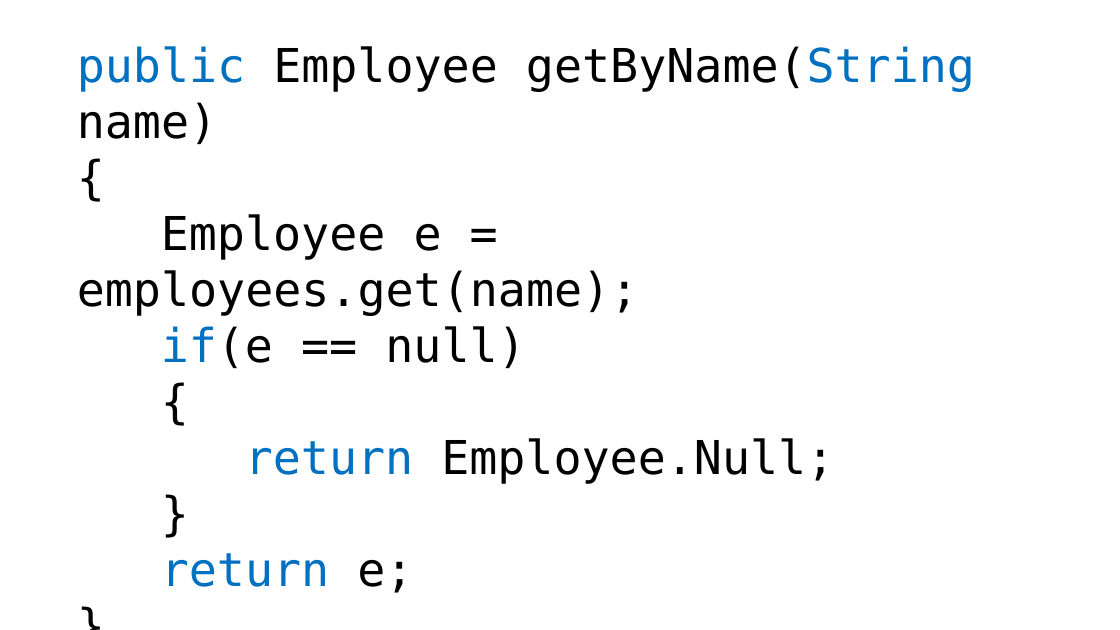
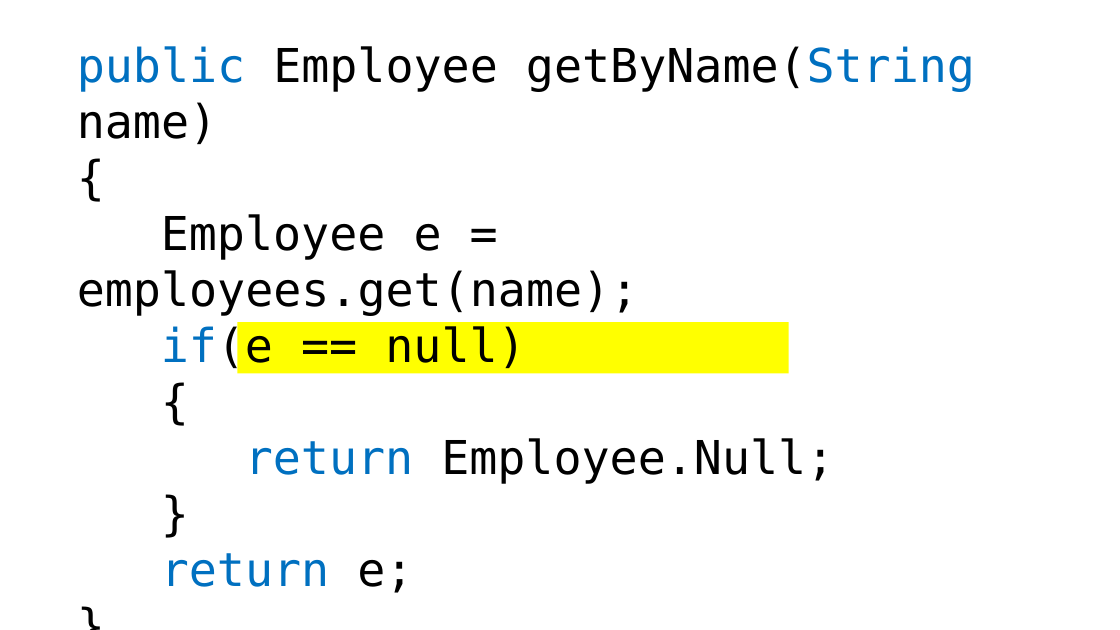
Before and after one commit to bytebarian/NullDereference, a slide deck: slide 37 of Prez/NULL/Nothing.pptx. Drawn at 1120x630 pixels with LibreOffice and Linux fonts; fonts in the diff are those of the drawing. Boxes give left, top, right and bottom in pixels: in the first picture for what was removed or moved away, otherwise in the second. Text is boxed around its words. In the diff, an @@ line names an element or a change of style, - is before the commit and + after.

```diff
--- a/Prez/NULL/Nothing.pptx
+++ b/Prez/NULL/Nothing.pptx
@@ rectangle added at [238, 322, 789, 373], fill #FFFF00 @@
```
Also in this commit, not shown: 2 other slides changed.
